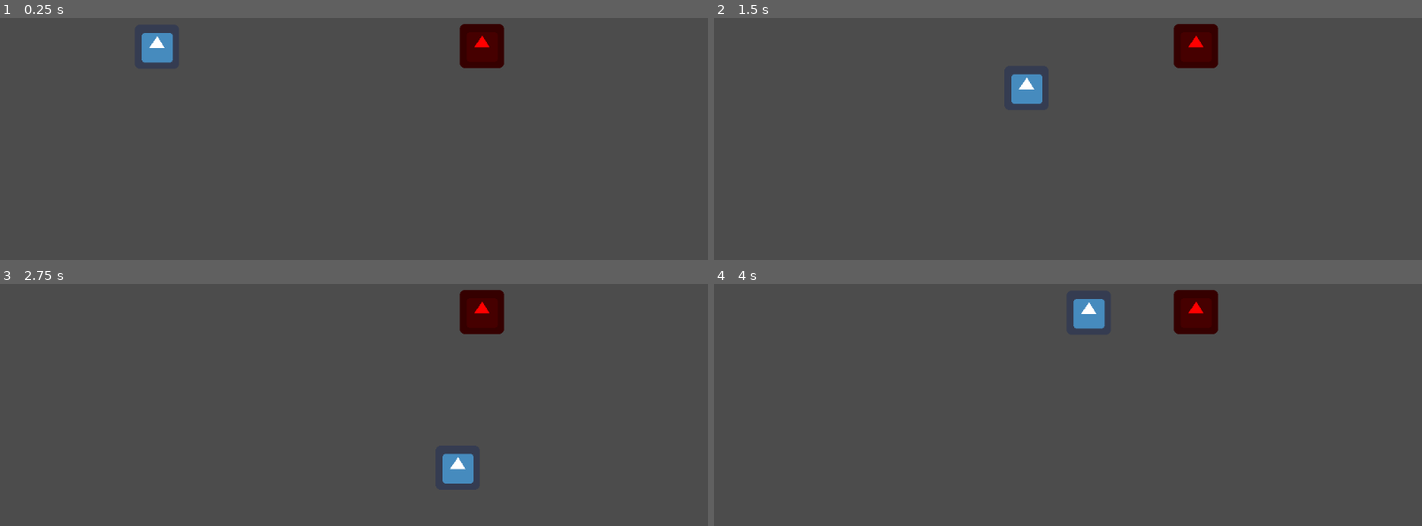
Above: before the commit, frames 1-4 (two rows, left to right).
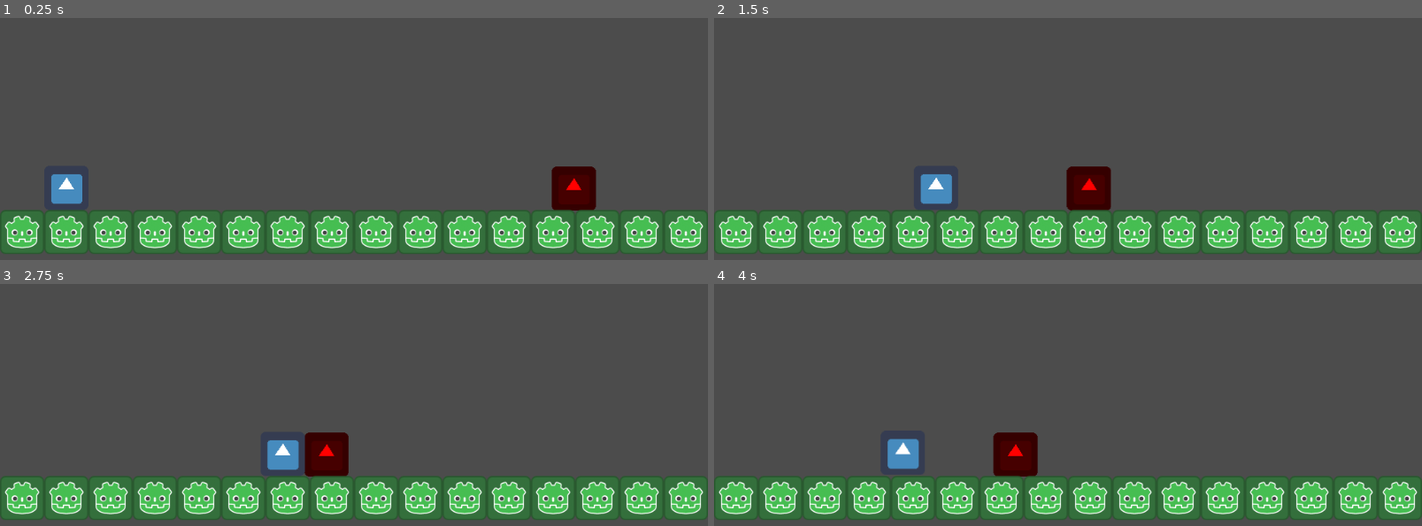
Above: after the commit, the same moments.

Repository: Vortex2Oblivion/GodotFormer
Game: Godot game, scene res://source/scenes/MainScene.tscn
Same seed, same stepped clock (60 frames per second), same inputs: the game is played once before the commit and once after it. This scene is started directly instead of the project's main scene. The engine's default icon, where the game draws it, is replaced by a stand-in: a white triangle on a blue panel in a dark square.
Inputs:
- Up to frame 1 (0.25 s): no input
- Up to frame 2 (1.5 s): hold D (move_right) 0.53-1.28 s; hold S (move_down) from 1.28 s (still down)
- Up to frame 3 (2.75 s): release S (move_down) at 2.03 s; hold D (move_right) from 2.03 s (still down)
- Up to frame 4 (4 s): release D (move_right) at 2.78 s; hold W (move_up) 2.78-3.53 s; hold A (move_left) from 3.53 s (still down)

The runs differ from the first frame. In frame 1, 21% of the frame differs, in the area x 0-100%, y 2-98%; in frame 2, 21%; in frame 3, 21%; in frame 4, 21%.

Commit message:
haha cravity and colisions go brrrr

Diff:
--- /dev/null
+++ b/source/scenes/HealthDisplay.tscn
@@ -0,0 +1,13 @@
+[gd_scene load_steps=3 format=2]
+
+[ext_resource path="res://source/scripts/HealthDisplay.gd" type="Script" id=1]
+[ext_resource path="res://assets/images/healthbars/barHorizontal_green.png" type="Texture" id=2]
+
+[node name="HealthDisplay" type="Node2D"]
+script = ExtResource( 1 )
+
+[node name="TextureProgress" type="TextureProgress" parent="."]
+margin_right = 40.0
+margin_bottom = 40.0
+value = 100.0
+texture_progress = ExtResource( 2 )
--- a/source/scenes/MainScene.tscn
+++ b/source/scenes/MainScene.tscn
@@ -1,20 +1,52 @@
-[gd_scene load_steps=6 format=2]
+[gd_scene load_steps=9 format=2]
 
 [ext_resource path="res://source/scenes/Player.tscn" type="PackedScene" id=1]
 [ext_resource path="res://source/scripts/Player.gd" type="Script" id=2]
 [ext_resource path="res://source/scripts/MainScene.gd" type="Script" id=3]
 [ext_resource path="res://source/scenes/Enemy.tscn" type="PackedScene" id=4]
 [ext_resource path="res://source/scripts/Enemy.gd" type="Script" id=5]
+[ext_resource path="res://assets/images/grass.png" type="Texture" id=6]
+
+[sub_resource type="ConvexPolygonShape2D" id=2]
+points = PoolVector2Array( 64, 64, 0, 64, 0, 0, 64, 0 )
+
+[sub_resource type="TileSet" id=1]
+0/name = "grass.png 0"
+0/texture = ExtResource( 6 )
+0/tex_offset = Vector2( 0, 0 )
+0/modulate = Color( 1, 1, 1, 1 )
+0/region = Rect2( 0, 0, 64, 64 )
+0/tile_mode = 0
+0/occluder_offset = Vector2( 0, 0 )
+0/navigation_offset = Vector2( 0, 0 )
+0/shape_offset = Vector2( 0, 0 )
+0/shape_transform = Transform2D( 1, 0, 0, 1, 0, 0 )
+0/shape = SubResource( 2 )
+0/shape_one_way = false
+0/shape_one_way_margin = 1.0
+0/shapes = [ {
+"autotile_coord": Vector2( 0, 0 ),
+"one_way": false,
+"one_way_margin": 1.0,
+"shape": SubResource( 2 ),
+"shape_transform": Transform2D( 1, 0, 0, 1, 0, 0 )
+} ]
+0/z_index = 0
 
 [node name="MainScene" type="Node2D"]
 script = ExtResource( 3 )
 
 [node name="YSort" type="YSort" parent="."]
 
-[node name="Enemy" parent="YSort" instance=ExtResource( 4 )]
-position = Vector2( 697, 274 )
+[node name="Enemy" parent="." instance=ExtResource( 4 )]
+position = Vector2( 928, 478 )
 script = ExtResource( 5 )
 
-[node name="Player" parent="YSort" instance=ExtResource( 1 )]
-position = Vector2( 227, 275 )
+[node name="Player" parent="." instance=ExtResource( 1 )]
+position = Vector2( 96, 477 )
 script = ExtResource( 2 )
+
+[node name="TileMap" type="TileMap" parent="."]
+tile_set = SubResource( 1 )
+format = 1
+tile_data = PoolIntArray( 524288, 0, 0, 524289, 0, 0, 524290, 0, 0, 524291, 0, 0, 524292, 0, 0, 524293, 0, 0, 524294, 0, 0, 524295, 0, 0, 524296, 0, 0, 524297, 0, 0, 524298, 0, 0, 524299, 0, 0, 524300, 0, 0, 524301, 0, 0, 524302, 0, 0, 524303, 0, 0 )
--- a/source/scripts/Enemy.gd
+++ b/source/scripts/Enemy.gd
@@ -1,16 +1,31 @@
 extends KinematicBody2D
+#var bullet = preload("res://Bullet.tscn")
+
+export var speed = 300 # How fast the player will move (pixels/sec).
+const GRAVITY = 5 # in pixels
+const JUMP = 25 # start speed px/s
+const SPEED = 300 # px/s
+var velocity = Vector2.ZERO # (0,0)
+func _ready():
+	pass
+func _on_Timer_timeout():
+	print(str($Timer.wait_time) + " second(s) finished")
+
+export var fallspeed = Vector2(150.0, 350.0)
+onready var gravity = ProjectSettings.get("physics/2d/default_gravity")
+
+const FLOOR_NORMAL = Vector2.UP
+
+var _velocity = Vector2.ZERO
+
+# _physics_process is called after the inherited _physics_process function.
+# This allows the Player and Enemy scenes to be affected by gravity.
+func _physics_process(delta):
+	velocity.y += GRAVITY
+	velocity = move_and_slide(velocity)
 
 
-# Declare member variables here. Examples:
-# var a: int = 2
-# var b: String = "text"
-
-
-# Called when the node enters the scene tree for the first time.
-func _ready() -> void:
-	pass # Replace with function body.
-
-
-# Called every frame. 'delta' is the elapsed time since the previous frame.
-#func _process(delta: float) -> void:
-#	pass
+#	if Input.is_action_pressed("shoot"):
+#		var bul = bullet.instance()
+#		owner.add_child(bul)
+#		bul.global_position = global_position
--- /dev/null
+++ b/source/scripts/HealthDisplay.gd
@@ -0,0 +1,11 @@
+extends Node2D
+
+#var bar_red = preload("res://assets/barHorizontal_red.png")
+#var bar_green = preload("res://assets/barHorizontal_green.png")
+#var bar_yellow = preload("res://assets/barHorizontal_yellow.png")
+
+onready var healthbar = $HealthBar
+func _ready():
+	hide()
+	if get_parent() and get_parent().get("max_health"):
+		healthbar.max_value = get_parent().max_health
--- a/source/scripts/MainScene.gd
+++ b/source/scripts/MainScene.gd
@@ -1,10 +1,10 @@
 extends Node2D
-#const ENEMY_FOLLOW_SPEED = 1.4
-#var speed = 750
+const ENEMY_FOLLOW_SPEED = 0.5
+var speed = 350
 func _physics_process(delta):
-	#var player_pos = $Player.get_position()
-	#var gotoplayer = $Player.get_position()
-	#var hp
+	var player_pos = $Player.get_position()
+	var gotoplayer = $Player.get_position()
+	var hp
+	$Enemy.position = $Enemy.position.linear_interpolate(player_pos, delta * ENEMY_FOLLOW_SPEED)
 	if Input.is_action_pressed("exit_to_title"):
 		get_tree().change_scene("res://source/scenes/PauseMenu.tscn")
-	#$Enemy.position = $Enemy.position.linear_interpolate(player_pos, delta * ENEMY_FOLLOW_SPEED)
--- a/source/scripts/Player.gd
+++ b/source/scripts/Player.gd
@@ -2,7 +2,14 @@
 #var bullet = preload("res://Bullet.tscn")
 
 export var speed = 300 # How fast the player will move (pixels/sec).
-
+const GRAVITY = 10 # in pixels
+const JUMP = 25 # start speed px/s
+const SPEED = 300 # px/s
+var velocity = Vector2.ZERO # (0,0)
+func _ready():
+	pass
+func _on_Timer_timeout():
+	print(str($Timer.wait_time) + " second(s) finished")
 
 export var fallspeed = Vector2(150.0, 350.0)
 onready var gravity = ProjectSettings.get("physics/2d/default_gravity")
@@ -18,10 +25,12 @@
 		position.x += speed * delta
 	if Input.is_action_pressed("move_left"):
 		position.x -= speed * delta
-	if Input.is_action_pressed("move_down"):
-		position.y += speed * delta
+	velocity.y += GRAVITY
 	if Input.is_action_pressed("move_up"):
 		position.y -= speed * delta
+	velocity = move_and_slide(velocity)
+
+
 #	if Input.is_action_pressed("shoot"):
 #		var bul = bullet.instance()
 #		owner.add_child(bul)
Binary file added: assets/images/grass.png
Not shown, added: assets/images/grass.png.import
Binary file added: assets/images/healthbars/barHorizontal_green.png
Not shown, added: assets/images/healthbars/barHorizontal_green.png.import
Binary file added: assets/images/healthbars/barHorizontal_red.png
Not shown, added: assets/images/healthbars/barHorizontal_red.png.import
Binary file added: assets/images/healthbars/barHorizontal_yellow.png
Not shown, added: assets/images/healthbars/barHorizontal_yellow.png.import
Empty file added: source/scripts/TextureProgress.gd
